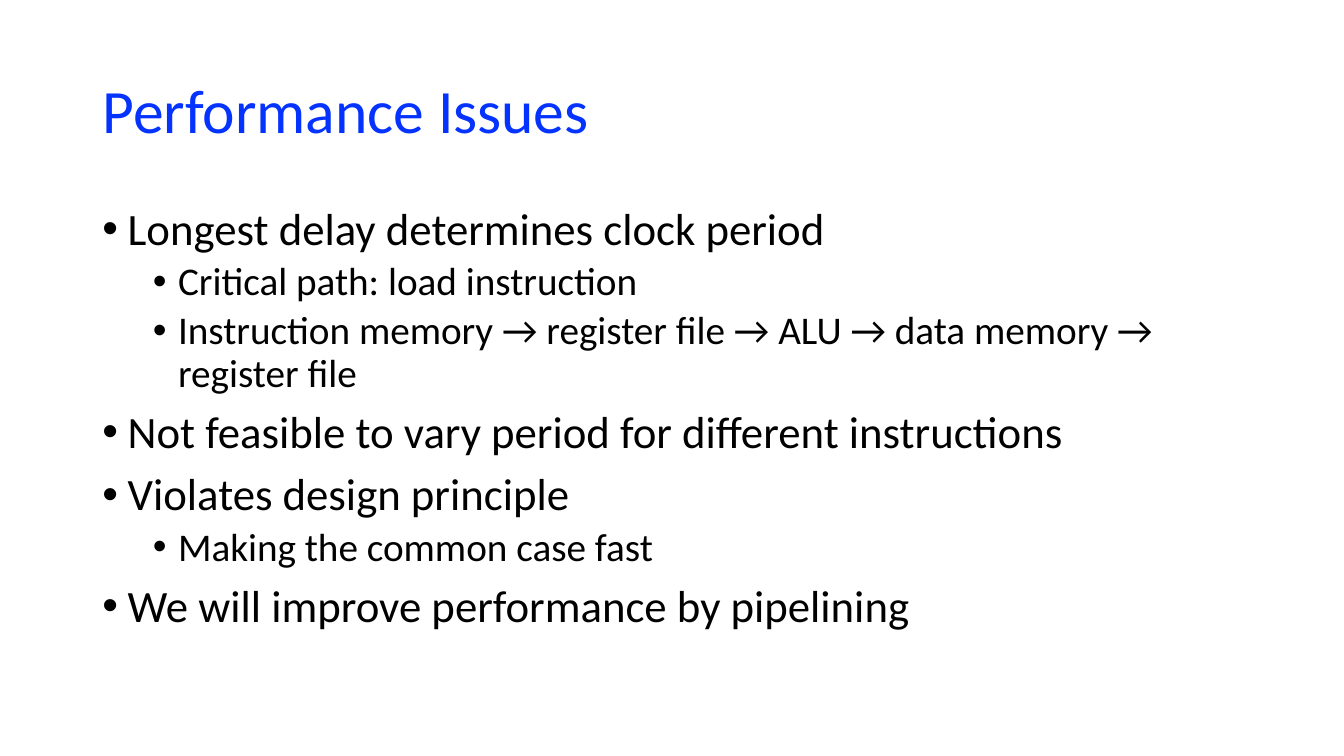
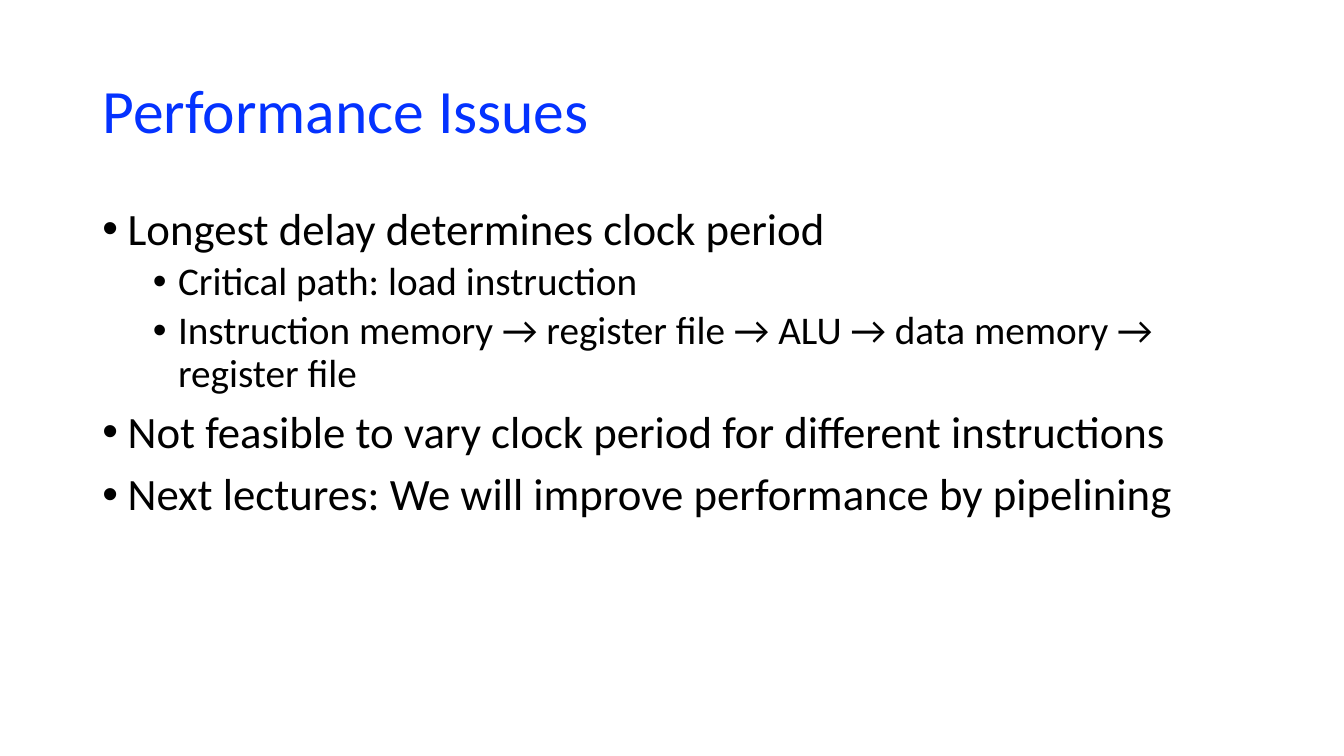
Before and after one commit to NYU-CSO/nyu-cso.github.io, a slide deck: slide 28 of notes/arch-cpu-simple.pptx. Drawn at 1344x756 pixels with LibreOffice and Linux fonts; fonts in the diff are those of the drawing. Boxes give left, top, right and bottom in pixels: in the first picture for what was removed or moved away, otherwise in the second. Text is boxed around its words. In the diff, an @@ line names an element or a change of style, - is before the commit and + after.

```diff
--- a/notes/arch-cpu-simple.pptx
+++ b/notes/arch-cpu-simple.pptx
@@ text at (128, 417, 1171, 518): text changed @@
-• Not feasible to vary period for different instructions
-• Violates design principle
-  • Making the common case fast
-• We will improve performance by pipelining
+• Not feasible to vary clock period for different instructions
+• Next lectures: We will improve performance by pipelining
```
Also in this commit, not shown: 19 other slides changed, 1 slide added, 1 slide removed, 1 other file.
